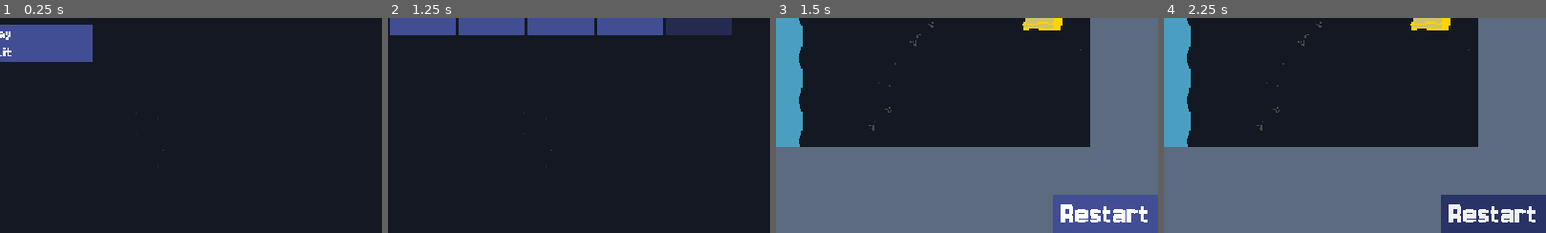
Above: before the commit, frames 1-4 (left to right).
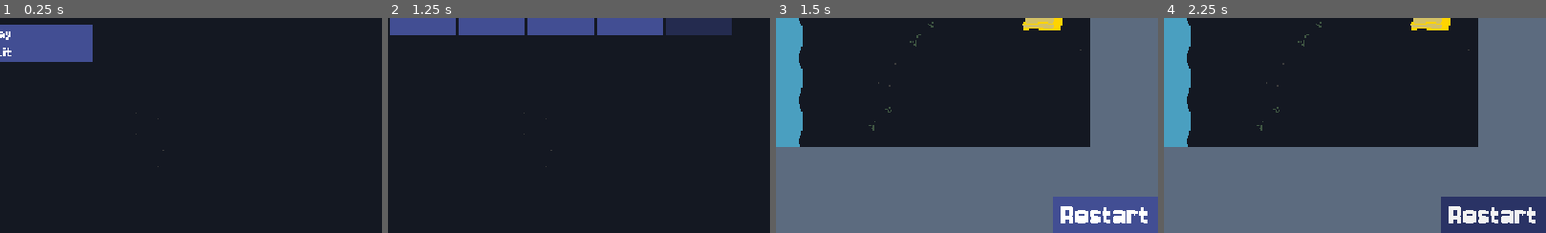
Above: after the commit, the same moments.

Repository: Lord-Dargon/Inkarnation
Game: Godot game, scene res://Scenes/main_menu.tscn
Same seed, same stepped clock (60 frames per second), same inputs: the game is played once before the commit and once after it.
Inputs:
- Up to frame 1 (0.25 s): no input
- Up to frame 2 (1.25 s): click "Play" at 0.5 s
- Up to frame 3 (1.5 s): click "1" at 1.25 s
- Up to frame 4 (2.25 s): click "Restart" at 2 s
The pictures show only the part of the screen within x 50-100%, y 50-100%; the shares and areas given below are measured in that part.

Frames 1-2 are identical in both runs. In frame 3, 0.6% of the frame differs, in the area x 72-100%, y 82-96%; in frame 4, 0.6%.

Commit message:
Moved REstart UI button down a bit

Diff:
--- a/Inkarnation/Prefabs/ui.tscn
+++ b/Inkarnation/Prefabs/ui.tscn
@@ -26,9 +26,9 @@
 
 [node name="Restart_Button" type="Button" parent="."]
 offset_left = 992.0
-offset_top = 591.0
+offset_top = 593.0
 offset_right = 1152.0
-offset_bottom = 646.0
+offset_bottom = 648.0
 theme_override_font_sizes/font_size = 50
 text = "Restart
 "
